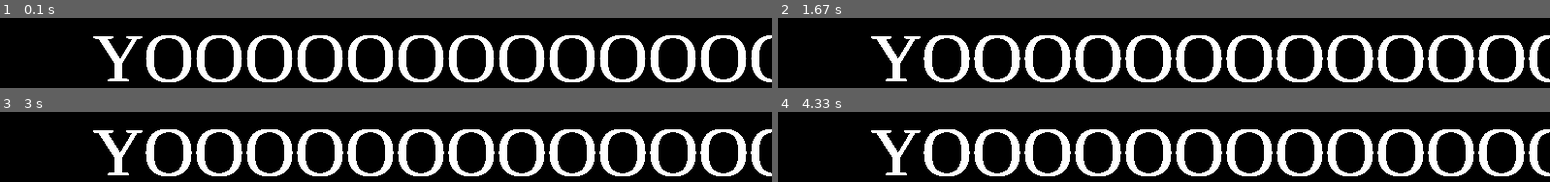
Above: before the commit, frames 1-4 (two rows, left to right).
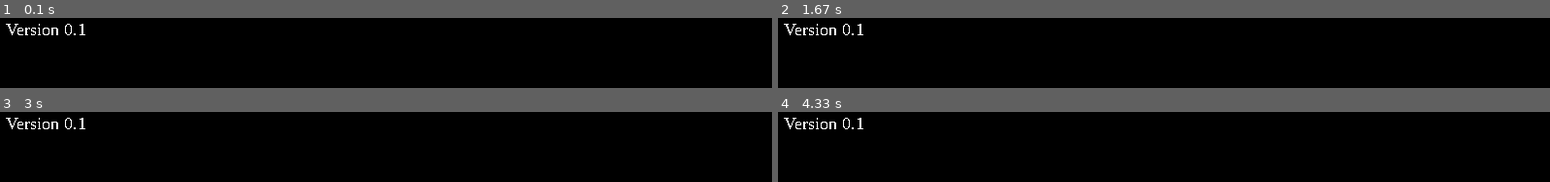
Above: after the commit, the same moments.

Repository: HJ1/Python
Game: pygame game, started from Pygame/Platformer Project/Platformer Project XP.py
Two runs of this game, one before a commit and one after it. Both use one fixed random seed, a clock stepped at 60 frames per second and the inputs below. The source is Python 2; it was converted automatically to run under Python 3.
Inputs:
- Up to frame 1 (0.1 s): no input
- Up to frame 2 (1.67 s): no input
- Up to frame 3 (3 s): no input
- Up to frame 4 (4.33 s): no input

The runs differ from the first frame. In frame 1, 20% of the frame differs, in the area x 0-100%, y 8-92%; in frame 2, 20%; in frame 3, 20%; in frame 4, 20%.

Commit message:
small update

Diff:
--- a/Pygame/Platformer Project/Platformer Project XP.py
+++ b/Pygame/Platformer Project/Platformer Project XP.py
@@ -71,13 +71,13 @@
         elif event.type == pygame.JOYBUTTONDOWN and event.button == 0:
             print "DPAD RIGHT"
         #Keyboard
-        if event.type == pygame.KEYDOWN and event.key == K_q:
+        if event.type == pygame.KEYDOWN and event.key == K_ESCAPE:
             running = False, pygame.quit(), sys.exit()
 
     #Font Section
-    font = pygame.font.SysFont("Times New Roman", 72)
-    text1 = font.render ("YOOOOOOOOOOOOOOOOOOO", True, (white))
-    screen.blit(text1,(100, 10))
+    font = pygame.font.SysFont("Times New Roman", 18)
+    text = font.render ("Version 0.1", False, (white))
+    screen.blit(text,(10, 10))
 
     pygame.display.update()
 
--- a/Pygame/Platformer Project/Platformer Project.py
+++ b/Pygame/Platformer Project/Platformer Project.py
@@ -71,13 +71,13 @@
         elif event.type == pygame.JOYBUTTONDOWN and event.button == 0:
             print "DPAD RIGHT"
         #Keyboard
-        if event.type == pygame.KEYDOWN and event.key == K_q:
+        if event.type == pygame.KEYDOWN and event.key == K_ESCAPE:
             running = False, pygame.quit(), sys.exit()
 
     #Font Section
-    font = pygame.font.SysFont("Times New Roman", 72)
-    text1 = font.render ("YOOOOOOOOOOOOOOOOOOO", True, (white))
-    screen.blit(text1,(100, 10))
+    font = pygame.font.SysFont("Times New Roman", 18)
+    text = font.render ("Version 0.1", False, (white))
+    screen.blit(text,(10, 10))
 
     pygame.display.update()
 
